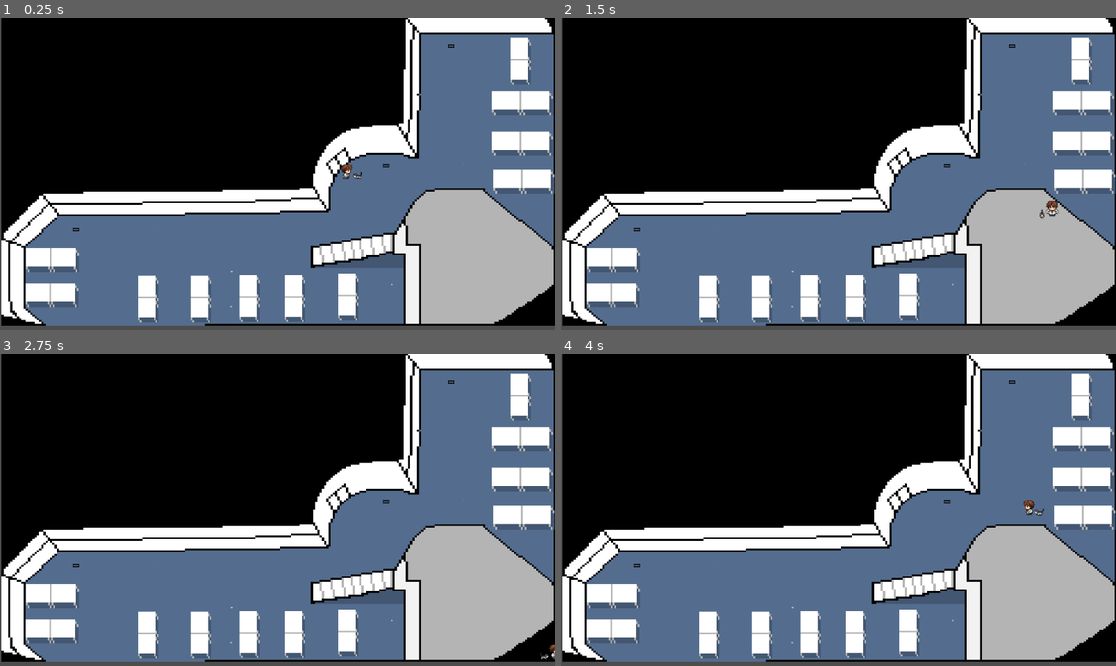
Above: before the commit, frames 1-4 (two rows, left to right).
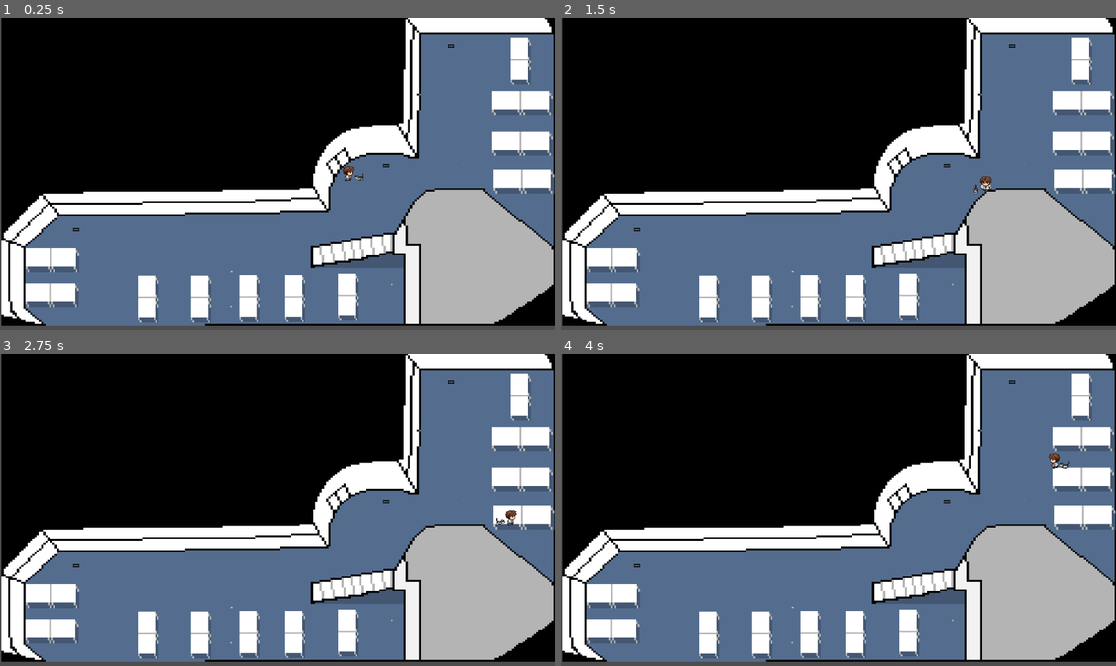
Above: after the commit, the same moments.

Repository: vigneshmourou/Project-Hoppy31-EPITECH-GAMEJAM-
Game: Godot game, scene res://scenes/main_scene.tscn
Two runs of this game, one before a commit and one after it. Both use one fixed random seed, a clock stepped at 60 frames per second and the inputs below.
Inputs:
- Up to frame 1 (0.25 s): no input
- Up to frame 2 (1.5 s): tap Enter at 0.5 s; hold D (move_right) 0.53-1.28 s; hold S (move_backward) from 1.28 s (still down)
- Up to frame 3 (2.75 s): release S (move_backward) at 2.03 s; hold D (move_right) from 2.03 s (still down)
- Up to frame 4 (4 s): release D (move_right) at 2.78 s; hold W (move_forward) 2.78-3.53 s; hold A (move_left) from 3.53 s (still down)

The runs differ from the first frame. In frame 1, 0.1% of the frame differs, in the area x 61-66%, y 46-53%; in frame 2, 0.2%, in the area x 74-90%, y 50-65%; in frame 3, 0.1%; in frame 4, 0.2%.

Commit message:
fix : character created with the right node

Diff:
--- /dev/null
+++ b/scenes/character.tscn
@@ -0,0 +1,148 @@
+[gd_scene load_steps=24 format=3 uid="uid://ccjx3oge4wesk"]
+
+[ext_resource type="Texture2D" uid="uid://bngcffcayog2f" path="res://sprite/player/run_backward_1.png" id="1_45a8v"]
+[ext_resource type="Script" path="res://script/character.gd" id="1_bonsw"]
+[ext_resource type="Texture2D" uid="uid://dmngmxrr8y8v6" path="res://sprite/player/run_backward_2.png" id="2_gbtl1"]
+[ext_resource type="Texture2D" uid="uid://g1diehfw31tu" path="res://sprite/player/run_backward_3.png" id="3_qaxww"]
+[ext_resource type="Texture2D" uid="uid://uepi8b7m41ao" path="res://sprite/player/walk_forward_1.png" id="4_c06ji"]
+[ext_resource type="Texture2D" uid="uid://d4ib4y5joqm28" path="res://sprite/player/walk_forward_2.png" id="5_lxf04"]
+[ext_resource type="Texture2D" uid="uid://duhvasd2lo3l8" path="res://sprite/player/walk_forward_3.png" id="6_etspk"]
+[ext_resource type="Texture2D" uid="uid://5g41svyvsxdn" path="res://sprite/player/left_walk_1.png" id="7_loknn"]
+[ext_resource type="Texture2D" uid="uid://dj44jqdrmi3vk" path="res://sprite/player/left_walk_2.png" id="8_g20ts"]
+[ext_resource type="Texture2D" uid="uid://bppgfluv8ltg5" path="res://sprite/player/left_walk_3.png" id="9_rnx3l"]
+[ext_resource type="Texture2D" uid="uid://dyp66uk167pxi" path="res://sprite/hoppy/hoppy_backward_1.png" id="11_lj62h"]
+[ext_resource type="Texture2D" uid="uid://de8pobhf7gu72" path="res://sprite/hoppy/hoppy_backward_2.png" id="12_1463e"]
+[ext_resource type="Texture2D" uid="uid://b3o7ahr6d4f3h" path="res://sprite/hoppy/hoppy_backward_3.png" id="13_0ni2s"]
+[ext_resource type="Texture2D" uid="uid://du7aynm0g0s4s" path="res://sprite/hoppy/hoppy_forward_1.png" id="14_qxcw7"]
+[ext_resource type="Texture2D" uid="uid://cyewlhdadf3of" path="res://sprite/hoppy/hoppy_forward_2.png" id="15_li6me"]
+[ext_resource type="Texture2D" uid="uid://cjh8fhp8s8ky2" path="res://sprite/hoppy/hoppy_forward_3.png" id="16_e22x1"]
+[ext_resource type="Texture2D" uid="uid://bvstkxe51wgg3" path="res://sprite/hoppy/hoppy_left_1.png" id="17_6dxxp"]
+[ext_resource type="Texture2D" uid="uid://c1r0q7o7hk6p4" path="res://sprite/hoppy/hoppy_left_2.png" id="18_colrc"]
+[ext_resource type="Texture2D" uid="uid://bjvo8bp0xb5vn" path="res://sprite/hoppy/hoppy_left_3.png" id="19_ipgvs"]
+
+[sub_resource type="SpriteFrames" id="SpriteFrames_vktf5"]
+animations = [{
+"frames": [{
+"duration": 1.0,
+"texture": ExtResource("1_45a8v")
+}, {
+"duration": 1.0,
+"texture": ExtResource("2_gbtl1")
+}, {
+"duration": 1.0,
+"texture": ExtResource("3_qaxww")
+}],
+"loop": true,
+"name": &"player_backward",
+"speed": 5.0
+}, {
+"frames": [{
+"duration": 1.0,
+"texture": ExtResource("4_c06ji")
+}, {
+"duration": 1.0,
+"texture": ExtResource("5_lxf04")
+}, {
+"duration": 1.0,
+"texture": ExtResource("6_etspk")
+}],
+"loop": true,
+"name": &"player_forward",
+"speed": 5.0
+}, {
+"frames": [{
+"duration": 1.0,
+"texture": ExtResource("7_loknn")
+}, {
+"duration": 1.0,
+"texture": ExtResource("8_g20ts")
+}, {
+"duration": 1.0,
+"texture": ExtResource("9_rnx3l")
+}],
+"loop": true,
+"name": &"player_left",
+"speed": 5.0
+}]
+
+[sub_resource type="CapsuleShape2D" id="CapsuleShape2D_l5gdk"]
+radius = 13.0
+height = 34.0
+
+[sub_resource type="SpriteFrames" id="SpriteFrames_qfdvx"]
+animations = [{
+"frames": [{
+"duration": 1.0,
+"texture": ExtResource("11_lj62h")
+}, {
+"duration": 1.0,
+"texture": ExtResource("12_1463e")
+}, {
+"duration": 1.0,
+"texture": ExtResource("13_0ni2s")
+}],
+"loop": true,
+"name": &"hoppy_backward",
+"speed": 5.0
+}, {
+"frames": [{
+"duration": 1.0,
+"texture": ExtResource("14_qxcw7")
+}, {
+"duration": 1.0,
+"texture": ExtResource("15_li6me")
+}, {
+"duration": 1.0,
+"texture": ExtResource("16_e22x1")
+}],
+"loop": true,
+"name": &"hoppy_forward",
+"speed": 5.0
+}, {
+"frames": [{
+"duration": 1.0,
+"texture": ExtResource("17_6dxxp")
+}, {
+"duration": 1.0,
+"texture": ExtResource("18_colrc")
+}, {
+"duration": 1.0,
+"texture": ExtResource("19_ipgvs")
+}],
+"loop": true,
+"name": &"hoppy_left",
+"speed": 5.0
+}]
+
+[sub_resource type="RectangleShape2D" id="RectangleShape2D_mugnr"]
+size = Vector2(23, 22)
+
+[node name="Character" type="CharacterBody2D"]
+texture_filter = 1
+disable_mode = 2
+collision_mask = 15
+script = ExtResource("1_bonsw")
+metadata/_edit_group_ = true
+
+[node name="character_animation" type="AnimatedSprite2D" parent="."]
+sprite_frames = SubResource("SpriteFrames_vktf5")
+animation = &"player_backward"
+
+[node name="character_collision" type="CollisionShape2D" parent="."]
+shape = SubResource("CapsuleShape2D_l5gdk")
+
+[node name="hoppy" type="CharacterBody2D" parent="."]
+position = Vector2(21, 10)
+scale = Vector2(0.7, 0.7)
+disable_mode = 2
+floor_stop_on_slope = false
+floor_block_on_wall = false
+metadata/_edit_group_ = true
+
+[node name="hoppy_ani" type="AnimatedSprite2D" parent="hoppy"]
+sprite_frames = SubResource("SpriteFrames_qfdvx")
+animation = &"hoppy_left"
+
+[node name="hoppy_colli" type="CollisionShape2D" parent="hoppy"]
+position = Vector2(1.5, 1)
+shape = SubResource("RectangleShape2D_mugnr")
--- a/scenes/main_scene.tscn
+++ b/scenes/main_scene.tscn
@@ -1,10 +1,12 @@
-[gd_scene load_steps=3 format=3 uid="uid://2if6erpc5m6i"]
+[gd_scene load_steps=4 format=3 uid="uid://2if6erpc5m6i"]
 
-[ext_resource type="PackedScene" uid="uid://ctjhu6myygumc" path="res://scenes/player.tscn" id="1_j5ra2"]
+[ext_resource type="Script" path="res://script/main_scene.gd" id="1_4minp"]
 [ext_resource type="PackedScene" uid="uid://drrxddg4rdwsc" path="res://scenes/maps/KB2.tscn" id="1_vyvvn"]
+[ext_resource type="PackedScene" uid="uid://ccjx3oge4wesk" path="res://scenes/character.tscn" id="3_a0l60"]
 
-[node name="main_scene" type="Node2D"]
+[node name="main_scene" type="Node2D" groups=["wall"]]
+script = ExtResource("1_4minp")
 
-[node name="KB3" parent="." instance=ExtResource("1_vyvvn")]
+[node name="KB3" parent="." groups=["wall"] instance=ExtResource("1_vyvvn")]
 
-[node name="Player" parent="." instance=ExtResource("1_j5ra2")]
+[node name="Character" parent="." instance=ExtResource("3_a0l60")]
--- /dev/null
+++ b/script/character.gd
@@ -0,0 +1,64 @@
+extends CharacterBody2D
+
+var speed = 200
+var screen_size
+var motion = Vector2.ZERO
+# Called when the node enters the scene tree for the first time.
+func _ready():
+	screen_size = get_viewport_rect().size
+	$character_animation.animation = "player_left"
+	$character_animation.flip_h = true
+	$hoppy/hoppy_ani.animation = "hoppy_left"
+	$".".position = Vector2(720.1543, 316.5107)
+
+#func _physics_process(delta):
+	#motion = Vector2.ZERO
+	#motion.x = Input.get_action_strength("move_right") - Input.get_action_strength("move_left")
+	#motion.y = Input.get_action_strength("move_backward") - Input.get_action_strength("move_forward")
+	#move_and_slide(motion)
+# Called every frame. 'delta' is the elapsed time since the previous frame.
+
+func _physics_process(delta):
+	var collision = move_and_collide(velocity * delta)
+	if collision:
+		position -= velocity * delta
+
+func _process(delta):
+	motion = Vector2.ZERO
+
+	if Input.is_action_pressed("move_forward"):
+		motion.y -= 2
+		$character_animation.animation = "player_forward"
+		$hoppy/hoppy_ani.animation = "hoppy_forward"
+	if Input.is_action_pressed("move_backward"):
+		motion.y += 2
+		$character_animation.animation = "player_backward"
+		$hoppy/hoppy_ani.animation = "hoppy_backward"
+	if Input.is_action_pressed("move_left"):
+		motion.x -= 2
+		$character_animation.animation = "player_left"
+		$hoppy/hoppy_ani.animation = "hoppy_left"
+		$hoppy.position = Vector2(21, 10)
+	if Input.is_action_pressed("move_right"):
+		motion.x += 2
+		$character_animation.animation = "player_left"
+		$hoppy/hoppy_ani.animation = "hoppy_left"
+		$hoppy.position = Vector2(-21, 10)
+
+	if motion.x != 0:
+		if motion.x < 0:
+			$character_animation.flip_h = false
+			$hoppy/hoppy_ani.flip_h = false
+		else:
+			$character_animation.flip_h = true
+			$hoppy/hoppy_ani.flip_h = true
+	if motion.length() > 0:
+		motion = motion.normalized() * speed
+		$character_animation.play()
+		$hoppy/hoppy_ani.play()
+	else:
+		$character_animation.stop()
+		$hoppy/hoppy_ani.stop()
+
+	position += motion * delta
+	position = position.clamp(Vector2.ZERO, screen_size)
